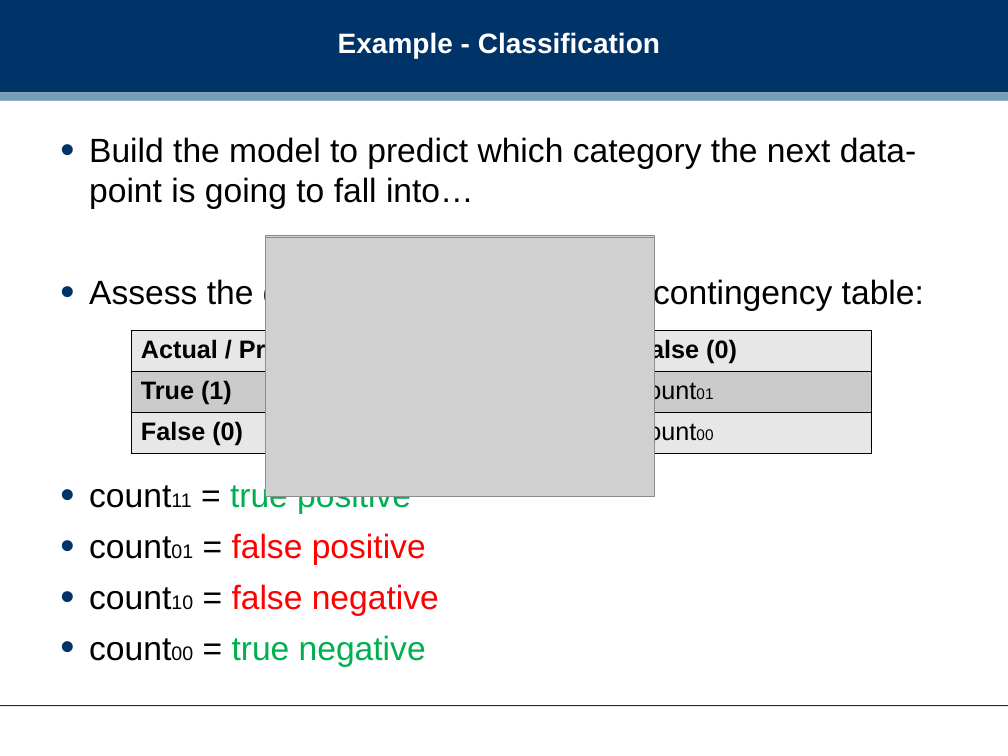
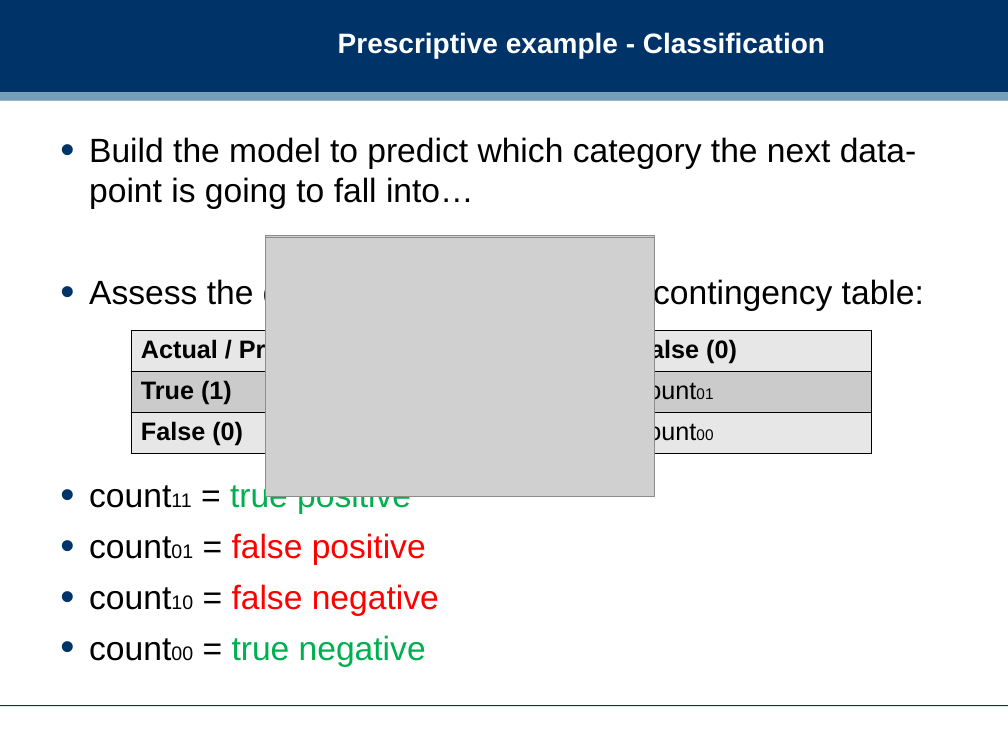
Before and after one commit to dreamind/ix, a slide deck: slide 25 of lectures/making-sense-data/analysis.ppt. Drawn at 1008x756 pixels with LibreOffice and Linux fonts; fonts in the diff are those of the drawing; grey boxes stand for pictures; background and template pictures are left out. Boxes give left, top, right and bottom in pixels: in the first picture for what was removed or moved away, otherwise in the second. Text is boxed around its words. In the diff, an @@ line names an element or a change of style, - is before the commit and + after.

```diff
--- a/lectures/making-sense-data/analysis.ppt
+++ b/lectures/making-sense-data/analysis.ppt
@@ title at box(338, 32, 825, 58): text changed @@
-Example - Classification
+Prescriptive example - Classification
```
Also in this commit, not shown: 7 other slides changed, 1 slide added, 2 other files.
